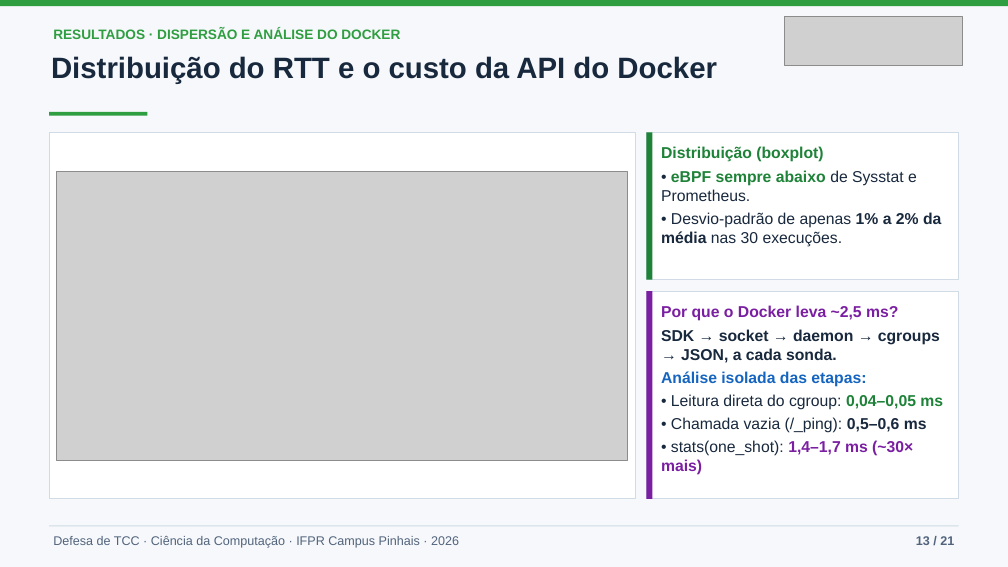
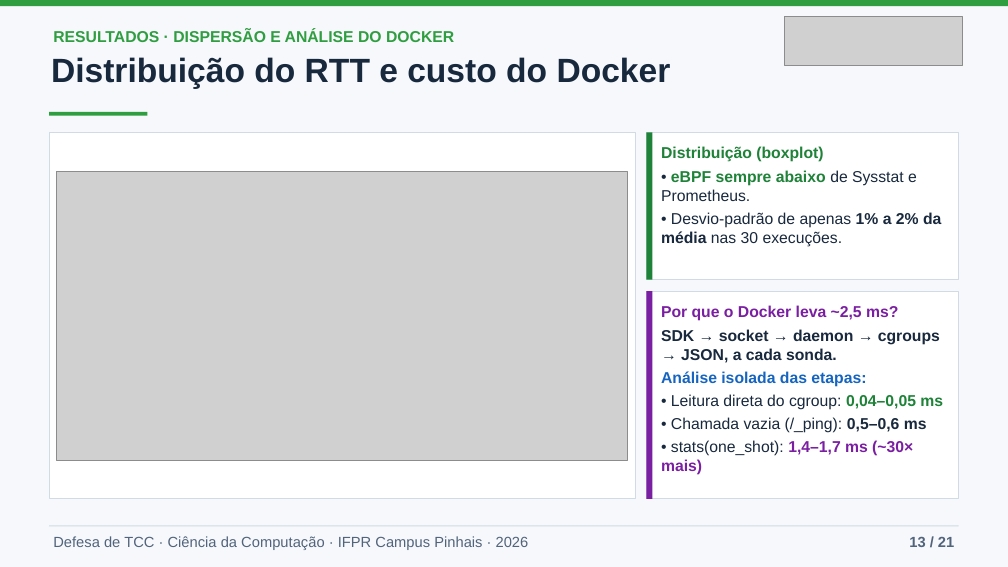
Before and after one commit to joaopedroplinta/vnf-monitoring-benchmark, a slide deck: slide 13 of docs/apresentacao/apresentacao_tcc.pptx. Drawn at 1008x567 pixels with LibreOffice and Linux fonts; fonts in the diff are those of the drawing; grey boxes stand for pictures. Boxes give left, top, right and bottom in pixels: in the first picture for what was removed or moved away, otherwise in the second. Text is boxed around its words. In the diff, an @@ line names an element or a change of style, - is before the commit and + after.

```diff
--- a/docs/apresentacao/apresentacao_tcc.pptx
+++ b/docs/apresentacao/apresentacao_tcc.pptx
@@ text "RESULTADOS · DISPERSÃO E ANÁLISE ..." at bbox=[53, 29, 454, 42]: size 13 to 15 pt @@
@@ text at bbox=[51, 57, 671, 89]: text changed; size 28 to 32 pt @@
-Distribuição do RTT e o custo da API do Docker
+Distribuição do RTT e custo do Docker
@@ text "Defesa de TCC · Ciência ..." at bbox=[53, 536, 529, 550]: size 12 to 14 pt @@
@@ text "13 / 21" at bbox=[909, 537, 954, 547]: size 12 to 14 pt @@
```
Also in this commit, not shown: 18 other slides changed, 1 other file.
